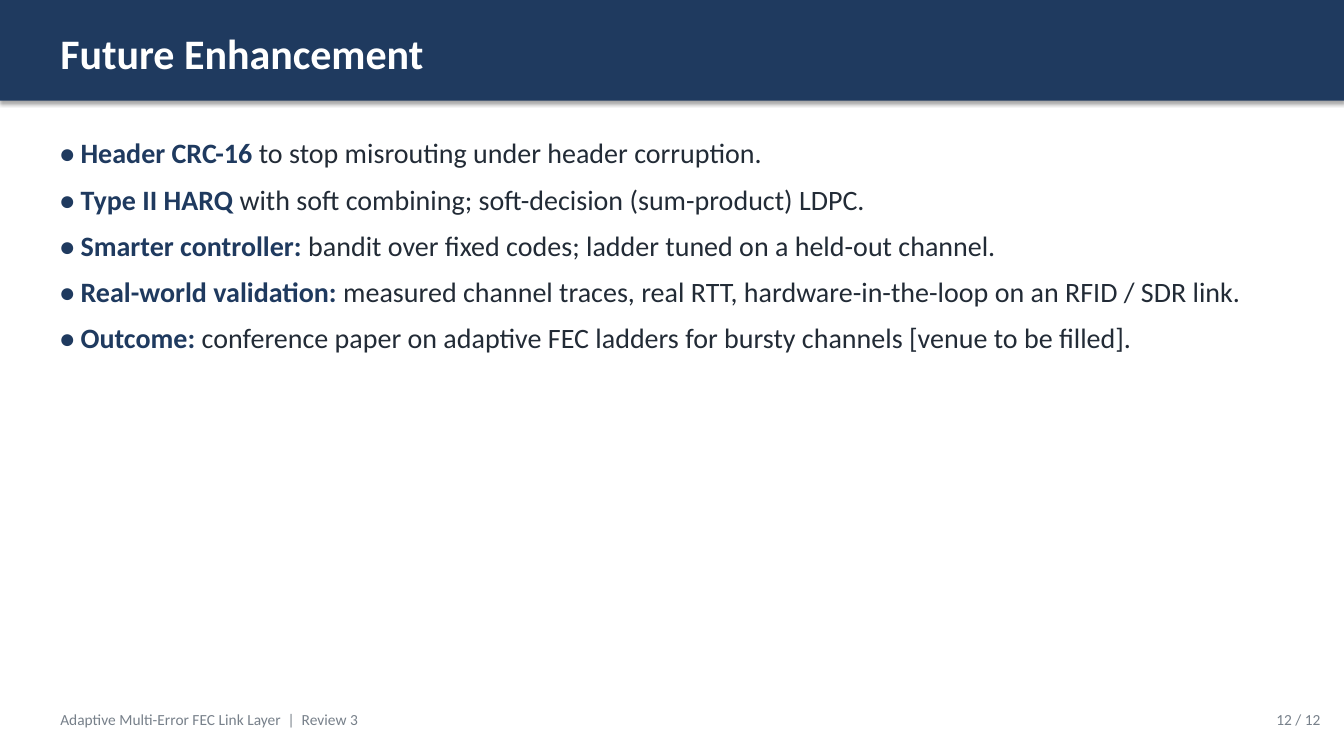
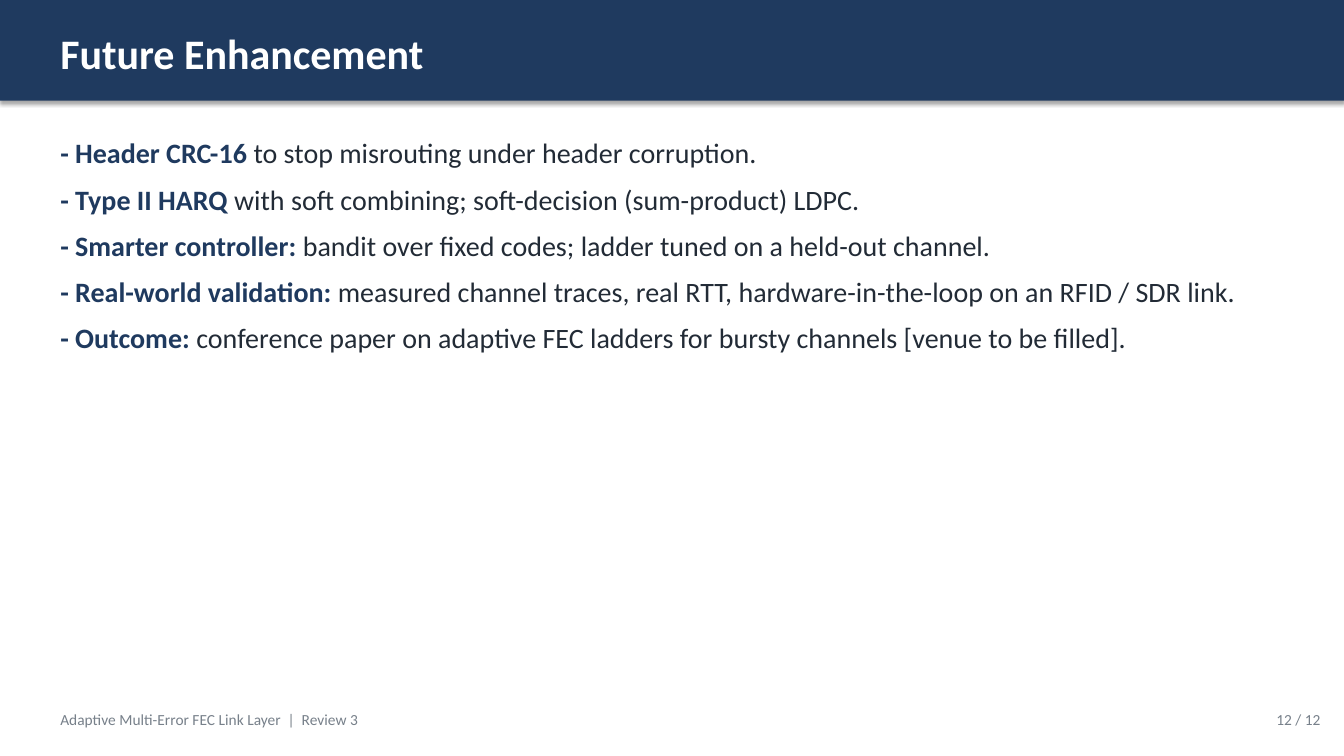
Before and after one commit to PavitranVC/Adaptive-FEC-Link, a slide deck: slide 12 of submission/Review3_Final_Presentation.pptx. Drawn at 1344x756 pixels with LibreOffice and Linux fonts; fonts in the diff are those of the drawing. Boxes give left, top, right and bottom in pixels: in the first picture for what was removed or moved away, otherwise in the second. Text is boxed around its words. In the diff, an @@ line names an element or a change of style, - is before the commit and + after.

```diff
--- a/submission/Review3_Final_Presentation.pptx
+++ b/submission/Review3_Final_Presentation.pptx
@@ text at <box>75,143,1234,353</box>: text changed @@
-• Header CRC-16 to stop misrouting under header corruption.
-• Type II HARQ with soft combining; soft-decision (sum-product) LDPC.
-• Smarter controller: bandit over fixed codes; ladder tuned on a held-out channel.
-• Real-world validation: measured channel traces, real RTT, hardware-in-the-loop on an RFID / SDR link.
-• Outcome: conference paper on adaptive FEC ladders for bursty channels [venue to be filled].
+- Header CRC-16 to stop misrouting under header corruption.
+- Type II HARQ with soft combining; soft-decision (sum-product) LDPC.
+- Smarter controller: bandit over fixed codes; ladder tuned on a held-out channel.
+- Real-world validation: measured channel traces, real RTT, hardware-in-the-loop on an RFID / SDR link.
+- Outcome: conference paper on adaptive FEC ladders for bursty channels [venue to be filled].
```
Also in this commit, not shown: 5 other slides changed, 2 other files.
